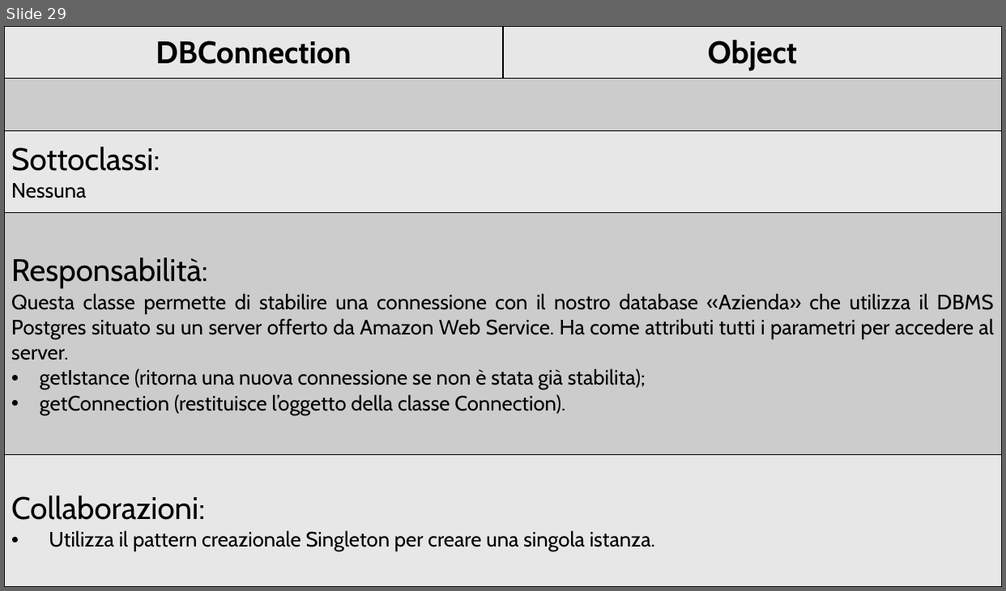
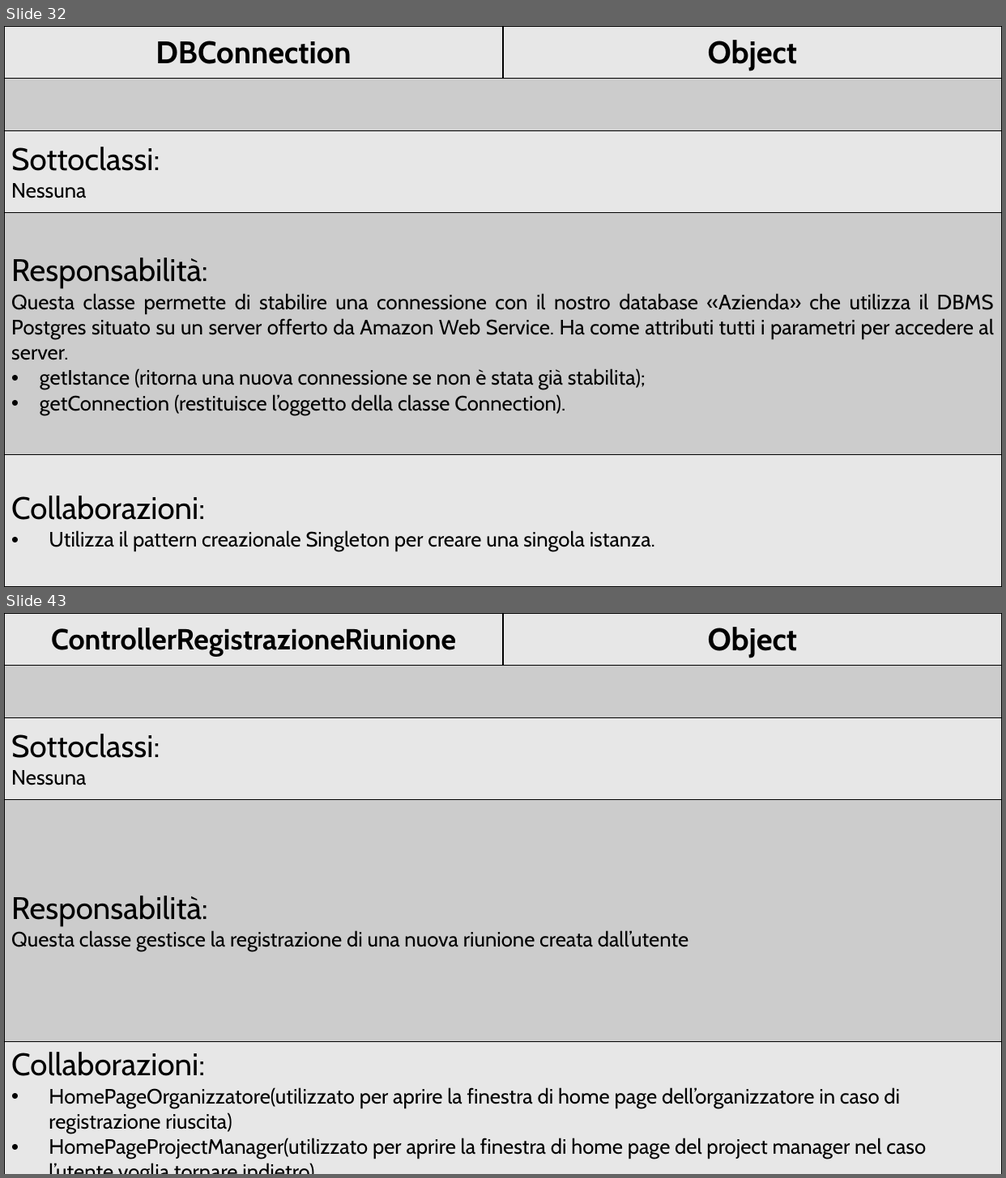
Before and after one commit to FulmineGiallo/progetto, a slide deck: CRC Cards.pptx. Shown one above the other, each under a label of ours: slide 29 before the commit, slides 32 and 43 after it; the slides between them are not shown. The pictures are 1006x591 and 1006x1178 pixels, drawn with LibreOffice and Linux fonts; fonts in the diff are those of the drawing. Boxes give left, top, right and bottom in pixels: in the first picture for what was removed or moved away, otherwise in the second. Text is boxed around its words. In the diff, an @@ line names an element or a change of style, - is before the commit and + after.

```diff
--- a/CRC Cards.pptx
+++ b/CRC Cards.pptx
@@ slide 43 added at [4,613,1002,1174], background #FFFFFF @@
@@ table added at [4,613,1002,1174], 5 rows, 2 columns @@
+ControllerRegistrazioneRiunione | Object
+ | 
+Sottoclassi: / Nessuna | 
+Responsabilità: / Questa classe gestisce la registrazione di una nuova riunione creata dall’utente | 
+Collaborazioni: / HomePageOrganizzatore(utilizzato per aprire la finestra di home page dell’organizzatore in caso di registrazione riuscita) / HomePageProjectManager(utilizzato per aprire la finestra di home page del project manager nel caso l’utente voglia tornare indietro) / FinestraPopup(utilizzata per conferma o segnalare errori) / Connection (per ottenere la connessione al database) / MetodiComuni | 
@@ what was slide 29 is now slide 32 @@
```
Also in this commit, not shown: 45 other slides added.
